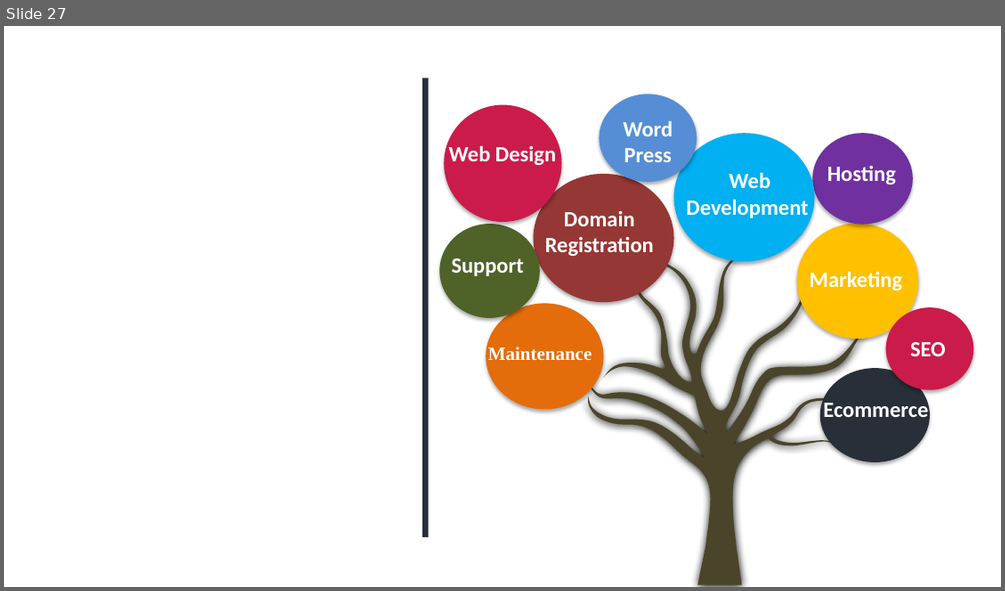
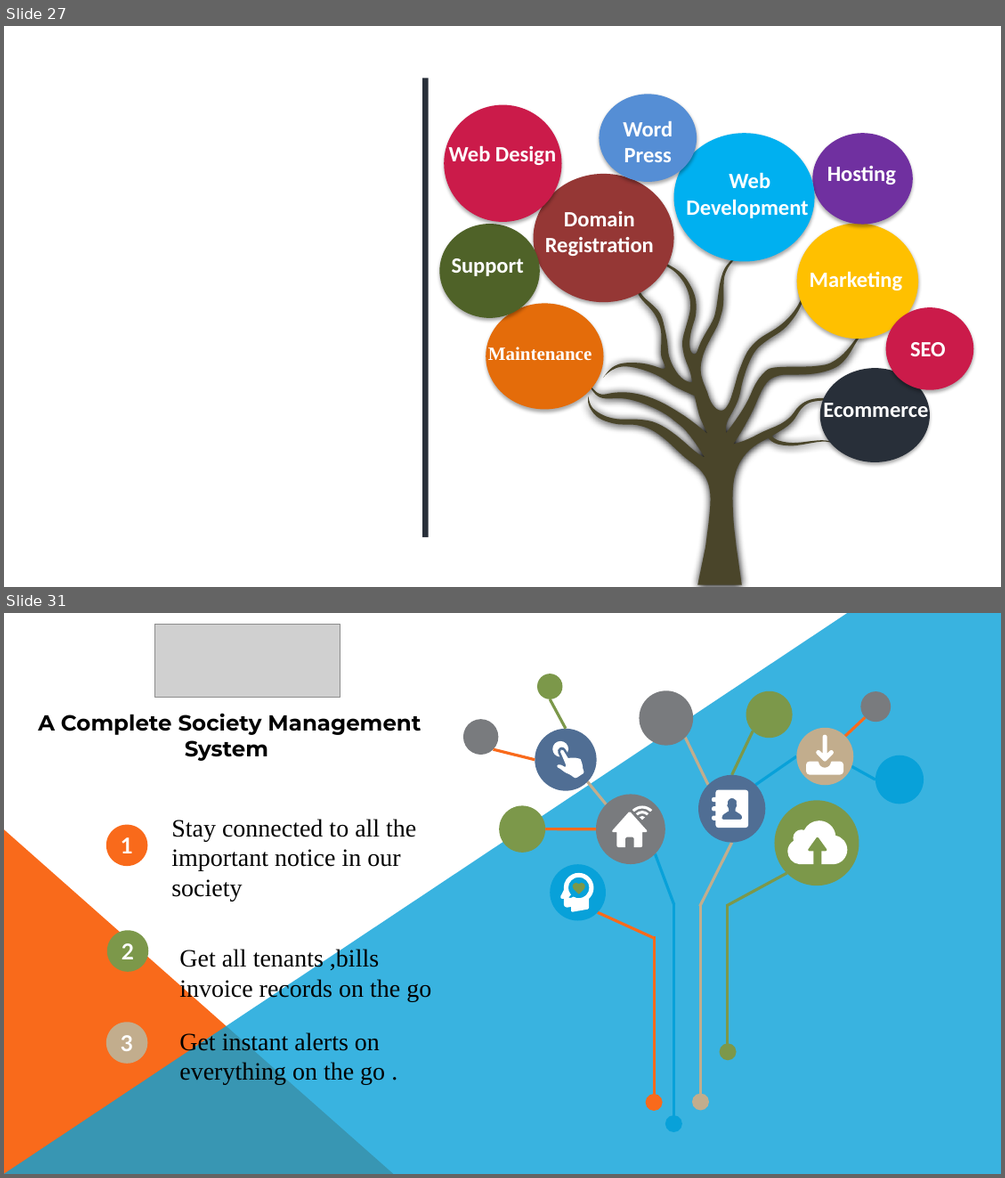
Before and after one commit to Anvisys/Documents, a slide deck: posters.pptx. Shown one above the other, each under a label of ours: slide 27 before the commit, slides 27 and 31 after it; the slides between them are not shown. The pictures are 1005x591 and 1005x1178 pixels, drawn with LibreOffice and Linux fonts; fonts in the diff are those of the drawing; grey boxes stand for pictures. Boxes give left, top, right and bottom in pixels: in the first picture for what was removed or moved away, otherwise in the second. Text is boxed around its words. In the diff, an @@ line names an element or a change of style, - is before the commit and + after.

```diff
--- a/posters.pptx
+++ b/posters.pptx
@@ slide 31 added at (4,613,1001,1174), background #FFFFFF @@
@@ freeform shape added at (4,613,1001,1174), fill #08A1D9 at 80% opacity @@
@@ picture added at (155,625,340,698) @@
@@ text added at (38,713,421,761), 21 pt, text #000000, bold @@
+A Complete Society Management System
@@ group added at (463,674,923,1133): 17 lines, 17 ellipses, 11 freeform shapes @@
@@ ellipse added at (106,825,147,866), fill #F96A1B, 21 pt, text #FFFFFF, bold @@
+1
@@ text added at (171,819,416,901), 24 pt, text #000000 @@
+Stay connected to all the important notice in our society
@@ text added at (172,818,388,844), 15 pt, text #000000 @@
+.
@@ right triangle added at (4,830,394,1174), fill #F96A1B @@
@@ ellipse added at (107,930,148,971), fill #7C984A, 21 pt, text #FFFFFF, bold @@
+2
@@ text added at (179,948,431,1001), 24 pt, text #000000 @@
+Get all tenants ,bills invoice records on the go
@@ ellipse added at (106,1022,147,1063), fill #C2AD8D, 21 pt, text #FFFFFF, bold @@
+3
@@ text added at (179,1030,385,1085), 24 pt, text #000000 @@
+Get instant alerts on everything on the go .
```
Also in this commit, not shown: 2 other slides added, 1 other file.
